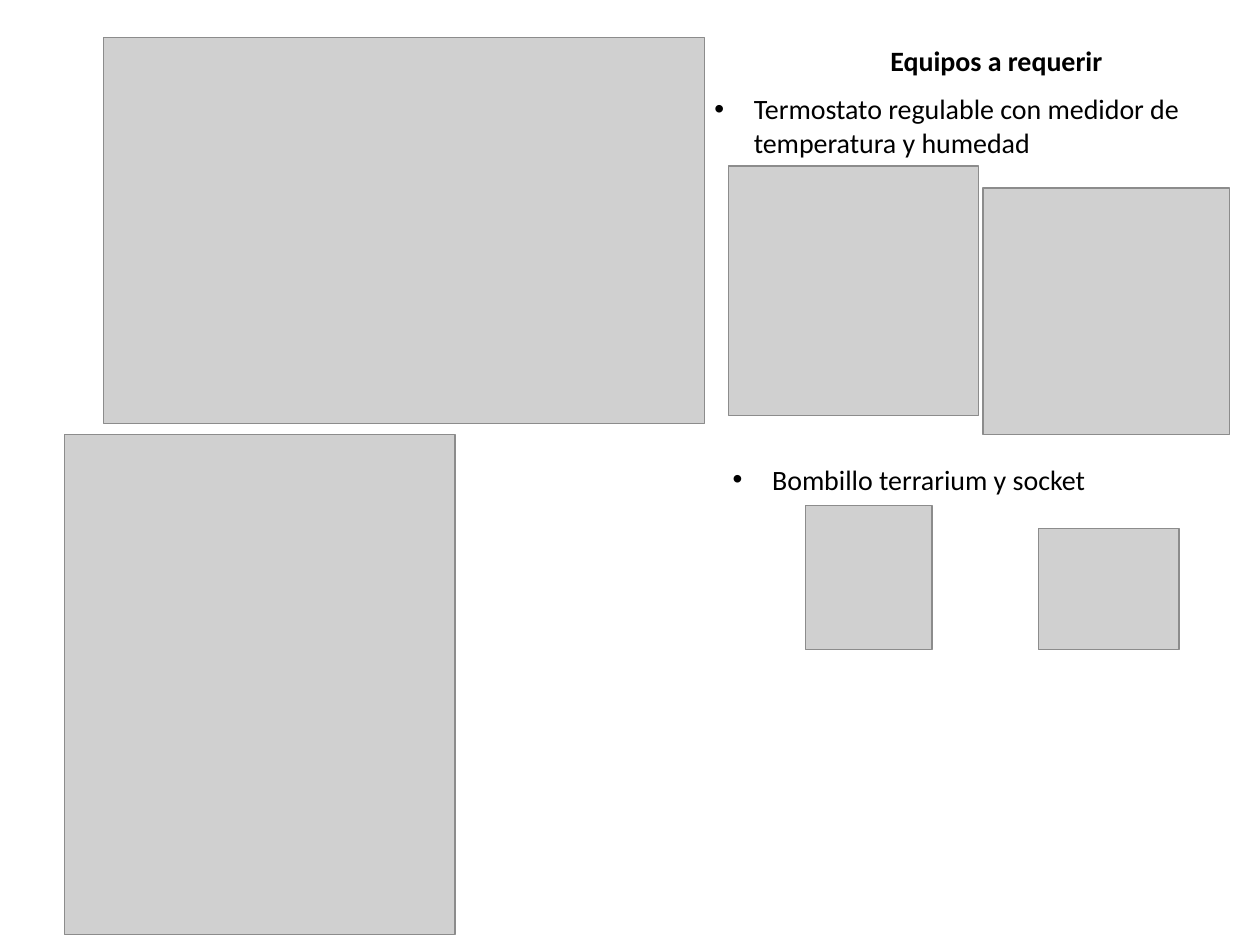
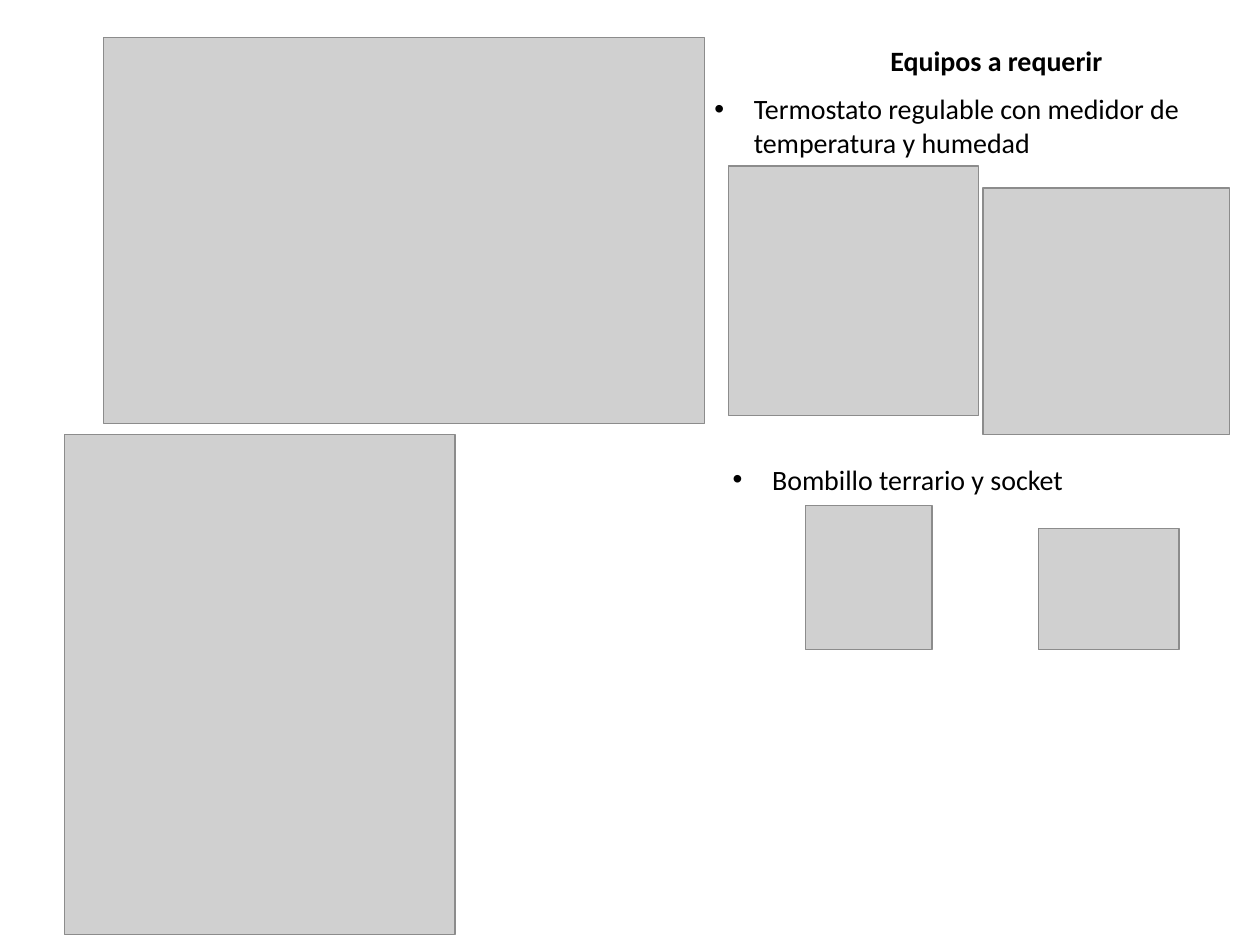
Before and after one commit to afrael/cheese-lab, a slide deck: slide 1 of assets/img/CAVA MADURADORA DE QUESOS.pptx. Drawn at 1260x945 pixels with LibreOffice and Linux fonts; fonts in the diff are those of the drawing; grey boxes stand for pictures. Boxes give left, top, right and bottom in pixels: in the first picture for what was removed or moved away, otherwise in the second. Text is boxed around its words. In the diff, an @@ line names an element or a change of style, - is before the commit and + after.

```diff
--- a/assets/img/CAVA MADURADORA DE QUESOS.pptx
+++ b/assets/img/CAVA MADURADORA DE QUESOS.pptx
@@ text at bbox=[772, 470, 1062, 495]: text changed @@
-• Bombillo terrarium y socket
+• Bombillo terrario y socket
```
Also in this commit, not shown: 4 other files.
